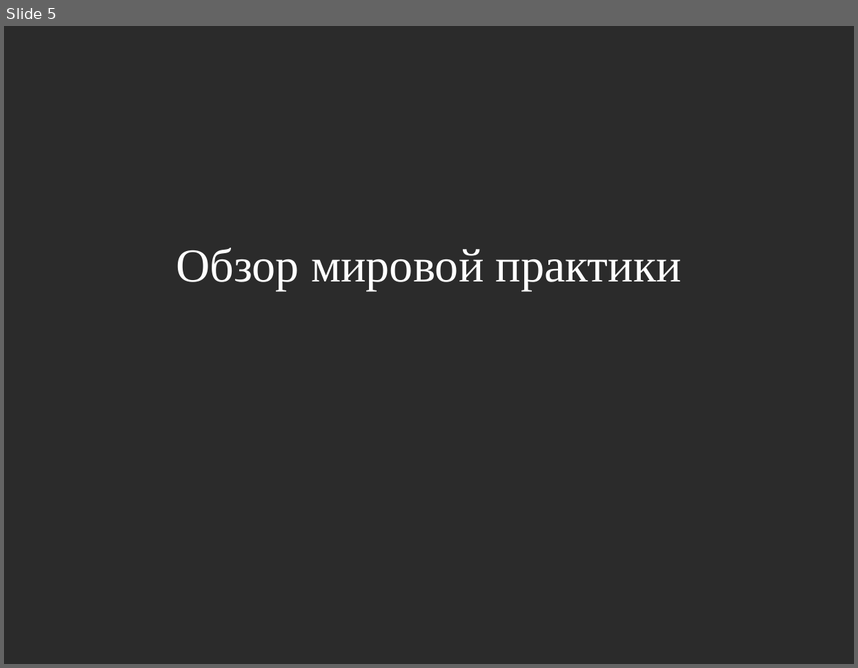
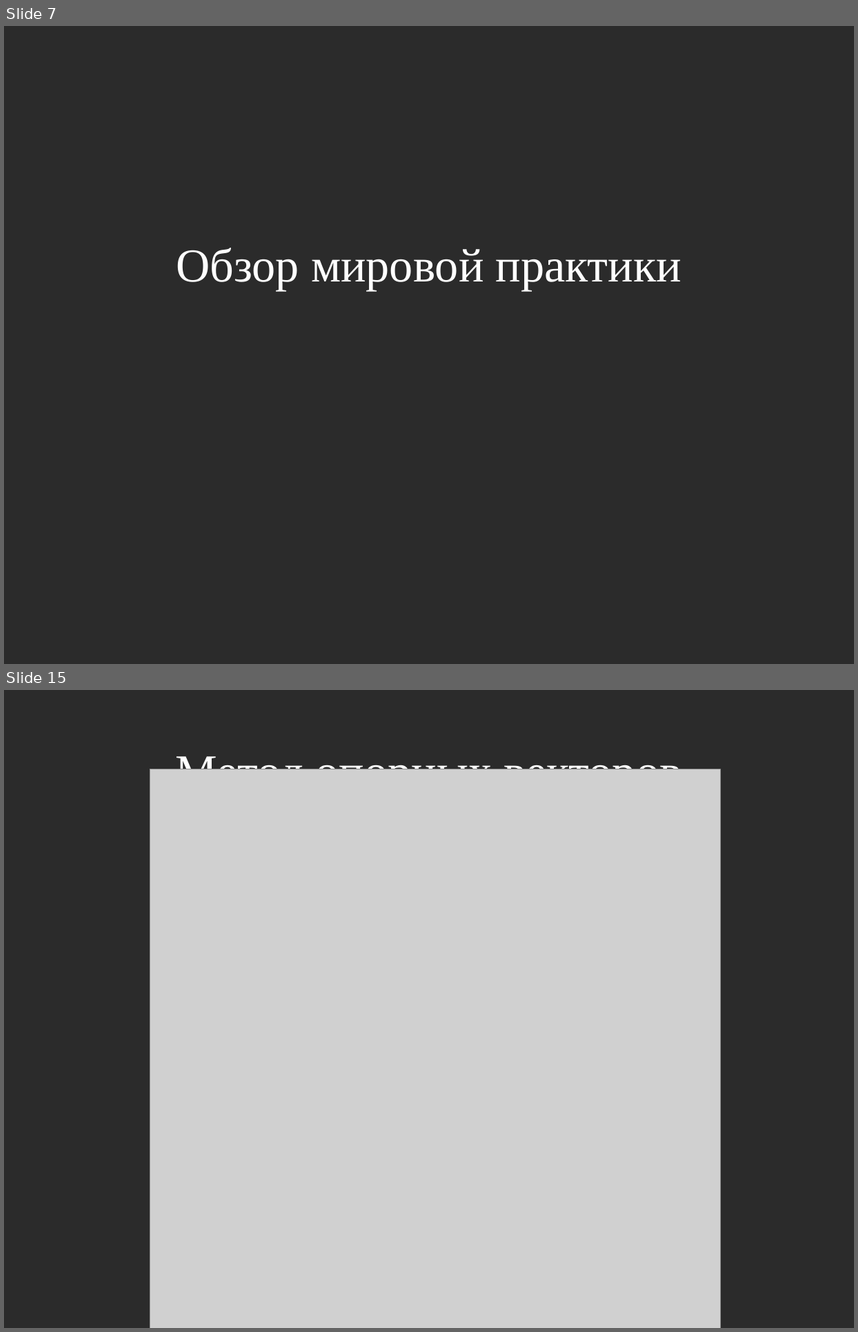
Before and after one commit to jbenua/Biomeh-BCI, a slide deck: pred.odp. Shown one above the other, each under a label of ours: slide 5 before the commit, slides 7 and 15 after it; the slides between them are not shown. The pictures are 858x668 and 858x1332 pixels, drawn with LibreOffice and Linux fonts; fonts in the diff are those of the drawing; grey boxes stand for pictures; background and template pictures are left out; a plain dark background stands for a picture behind light text. Boxes give left, top, right and bottom in pixels: in the first picture for what was removed or moved away, otherwise in the second. Text is boxed around its words. In the diff, an @@ line names an element or a change of style, - is before the commit and + after.

```diff
--- a/pred.odp
+++ b/pred.odp
@@ slide 15 added at [4, 690, 854, 1328], background picture (left out) @@
@@ title added at [176, 750, 682, 769], 44 pt, text #FFFFFF @@
+Метод опорных векторов
@@ picture added at [150, 769, 721, 1328] @@
@@ what was slide 5 is now slide 7 @@
```
Also in this commit, not shown: 9 slides changed, 16 other slides added, 3 slides removed, 14 other files.
